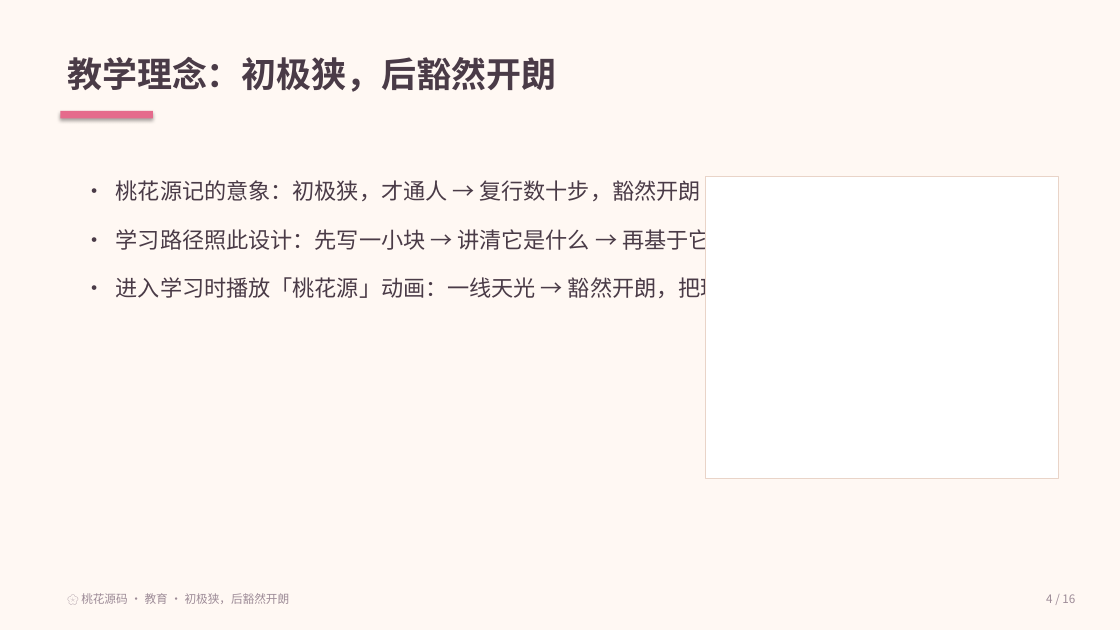
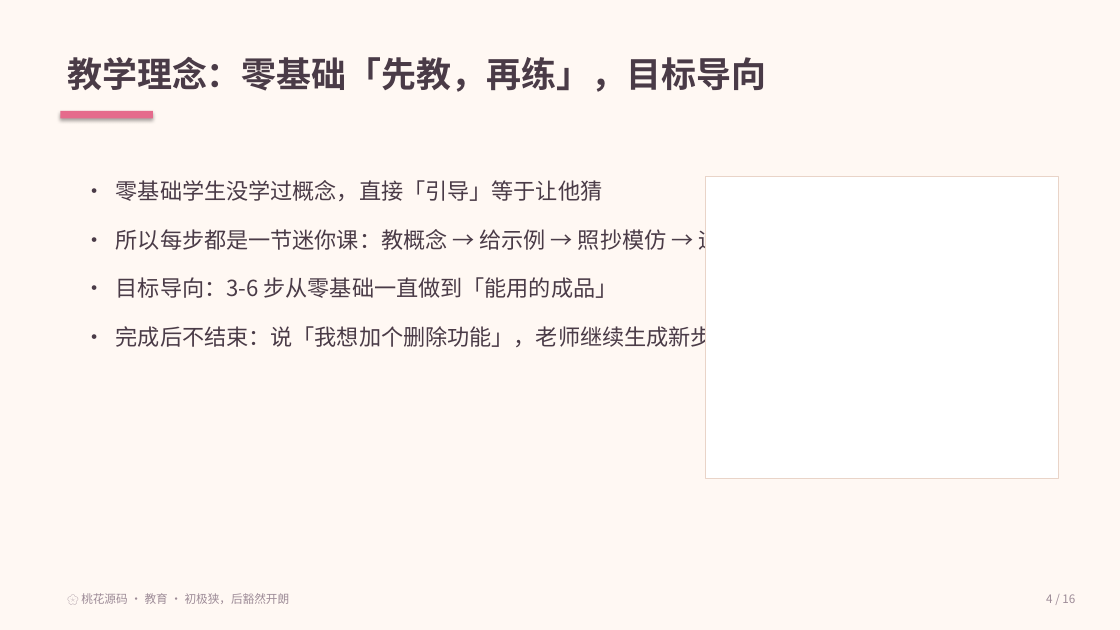
Before and after one commit to therevier/taohua-source, a slide deck: slide 4 of docs/桃花源码-比赛PPT.pptx. Drawn at 1120x630 pixels with LibreOffice and Linux fonts; fonts in the diff are those of the drawing. Boxes give left, top, right and bottom in pixels: in the first picture for what was removed or moved away, otherwise in the second. Text is boxed around its words. In the diff, an @@ line names an element or a change of style, - is before the commit and + after.

Commit message:
教学法升级：零基础先教后练（概念→示例→模仿→验证→讲解）+ 更新 PPT

```diff
--- a/docs/桃花源码-比赛PPT.pptx
+++ b/docs/桃花源码-比赛PPT.pptx
@@ text at [67,57,767,92]: text changed @@
-教学理念：初极狭，后豁然开朗
+教学理念：零基础「先教，再练」，目标导向
@@ text at [116,180,786,351]: text changed @@
-• 桃花源记的意象：初极狭，才通人 → 复行数十步，豁然开朗
-• 学习路径照此设计：先写一小块 → 讲清它是什么 → 再基于它往下写
-• 进入学习时播放「桃花源」动画：一线天光 → 豁然开朗，把理念变成体验
+• 零基础学生没学过概念，直接「引导」等于让他猜
+• 所以每步都是一节迷你课：教概念 → 给示例 → 照抄模仿 → 运行验证 → 讲解
+• 目标导向：3-6 步从零基础一直做到「能用的成品」
+• 完成后不结束：说「我想加个删除功能」，老师继续生成新步骤
```
Also in this commit, not shown: 1 other slide changed, 19 other files.
